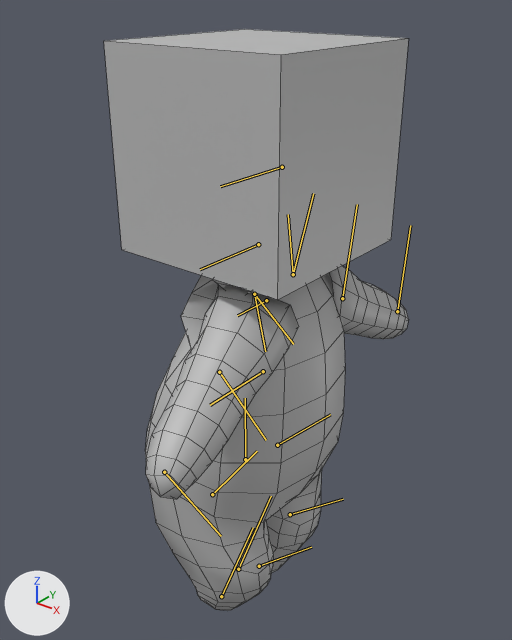
Before and after pictures for a commit that changed the FBX model project/Assets/Models/Characters/NPC_Body.fbx.
Rendered twice from a 50 mm lens placed at (0.992, -1.196, 1.646), pointed at (-0.003, 0.049, 0.875). Every picture has the same lights, and +X, +Y and +Z are marked at lower left. Both versions are drawn at frame 5 of the action 'Take 001'; the numbers are the values there. The bones that bend it are drawn over the model as lines. Mesh edges are drawn as thin lines.

Objects in the first picture: 'NPC', 'cupLocator'.
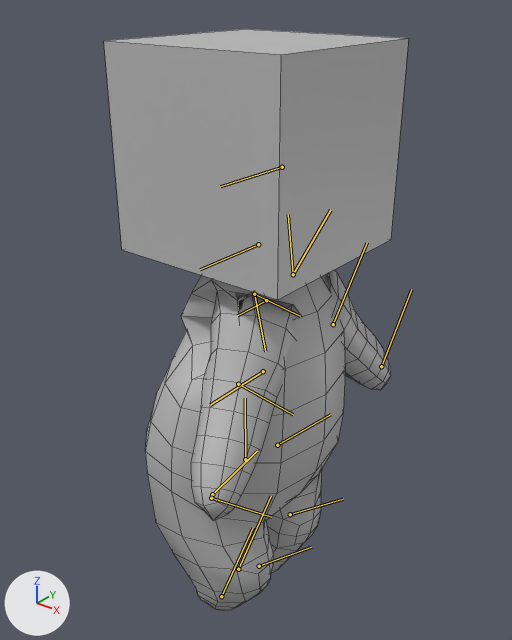
Commit message: NPC body, NPC animation controller

Where the change shows, as pixel boxes [x1, y1, x2, y2] in the pictures (512 x 640 px):
'NPC', posed (7% narrower): before [145, 265, 409, 610]; after [145, 270, 391, 610]
bone 'l_shoulder', root to tip: before (293, 274) to (313, 193); after (293, 274) to (330, 210)
bone 'r_shoulder', root to tip: before (254, 294) to (293, 344); after (254, 294) to (300, 316)

The change, as a diff of the scene's bpy script:
```diff
--- a/project/Assets/Models/Characters/NPC_Body.fbx.py
+++ b/project/Assets/Models/Characters/NPC_Body.fbx.py
@@ bone_l_shoulder @@
 bone_l_shoulder = bpy.data.objects['rig'].pose.bones['l_shoulder']  # child of 'group7'
-bone_l_shoulder.rotation_quaternion = (0.968, -0.032, -0.182, -0.171)  # degrees (0, -21, -20)
+bone_l_shoulder.rotation_quaternion = (0.92, 0.004, -0.187, -0.344)  # degrees (8, -20, -42)
@@ bone_r_shoulder @@
 bone_r_shoulder = bpy.data.objects['rig'].pose.bones['r_shoulder']  # child of 'group6'
-bone_r_shoulder.rotation_quaternion = (0.968, -0.032, -0.182, -0.171)  # degrees (0, -21, -20)
+bone_r_shoulder.rotation_quaternion = (0.92, 0.007, -0.187, -0.344)  # degrees (9, -20, -43)
```
